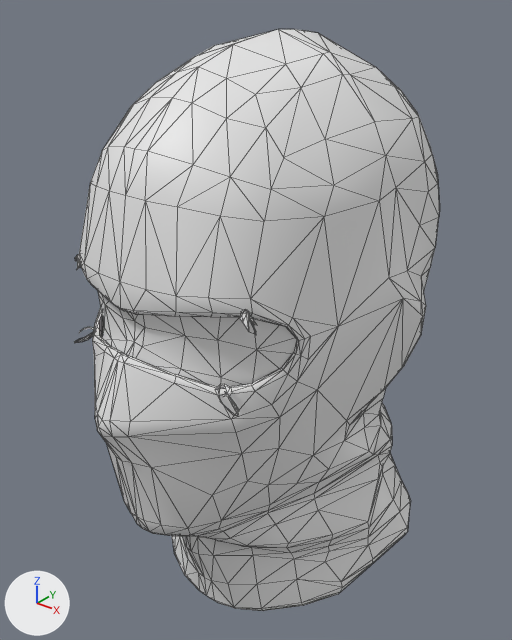
Renders of the glTF model public/models/gear/balaclava.glb from each side of a commit.
Camera for both pictures: a 50 mm camera at (0.653, -0.812, 0.549) aimed at (-0.007, 0.013, 0.037). Lighting does not change. The marker at lower left points along +X, +Y and +Z. The first picture is the older version. Mesh edges are drawn as thin lines. Vertices at exactly the same position are counted once.

Before the edit, the objects in view are built like this:
```python
me_balaclava = bpy.data.meshes.new('balaclava')
me_balaclava.from_pydata(...)  # 784 vertices, 1434 faces; spans x -0.256..0.254, y -0.327..0.322, z -0.472..0.48
ob_balaclava = bpy.data.objects.new('balaclava', me_balaclava)
ob_balaclava.location = (0.0, 0.0, 0.0)
```
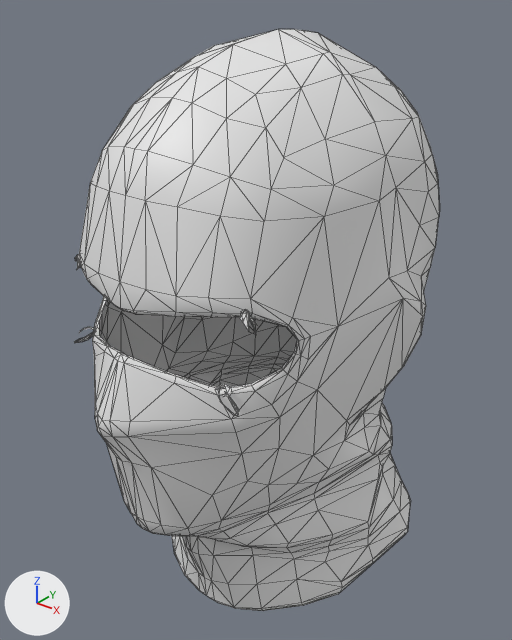
What differs and where, as boxes [x1, y1, x2, y2] in the pictures (512 x 640 px):
part 1 of me_balaclava, deleted: before [98, 291, 297, 388]

Edits to the bpy script that builds the scene:
```text
Change me_balaclava:
    used by ob_balaclava; location = (0.0, 0.0, 0.0)
    remove me_balaclava.from_pydata(...)  # 784 vertices, 1434 faces; spans x -0.256..0.254, y -0.327..0.322, z -0.472..0.48
    add me_balaclava.from_pydata(...)  # 743 vertices, 1379 faces; spans x -0.256..0.254, y -0.327..0.322, z -0.472..0.48
    me_balaclava part 1: the loose piece of 41 vertices spanning x -0.184..0.186, y -0.272..-0.135, z 0.057..0.194 is deleted
```
